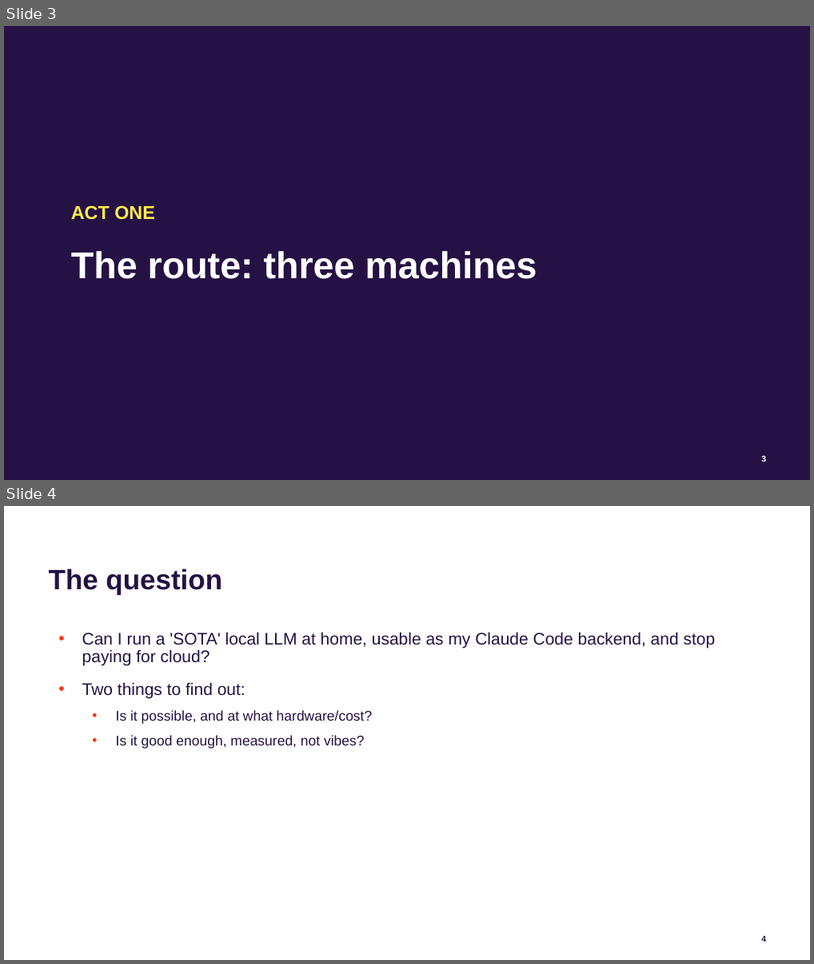
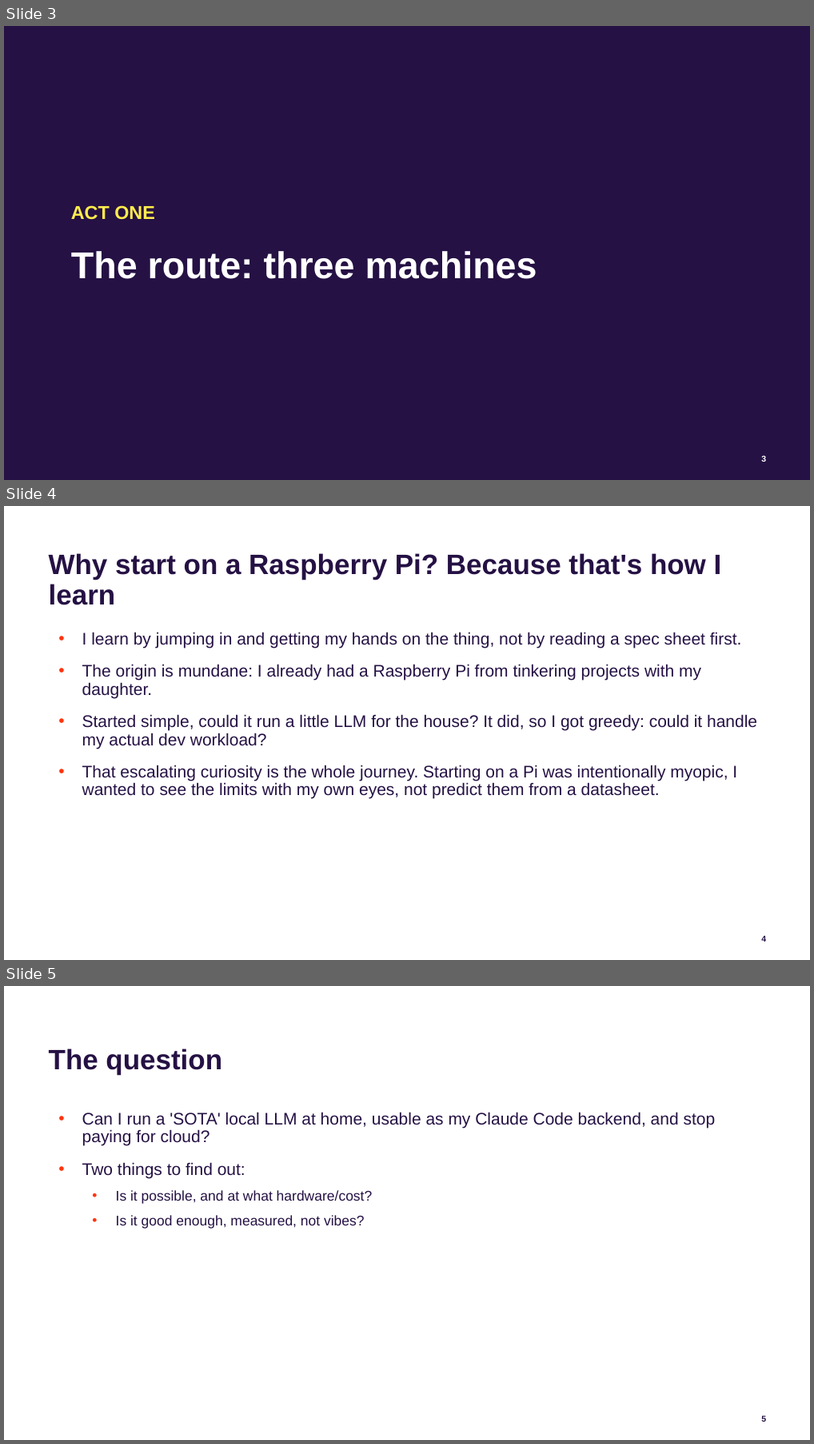
Before and after one commit to jconnolly/local-llm-pi5, a slide deck: local-llm-datasociety.pptx. Shown one above the other, each under a label of ours: slides 3 and 4 before the commit, slides 3, 4 and 5 after it. The pictures are 814x964 and 814x1444 pixels, drawn with LibreOffice and Linux fonts; fonts in the diff are those of the drawing; background and template pictures are left out. Boxes give left, top, right and bottom in pixels: in the first picture for what was removed or moved away, otherwise in the second. Text is boxed around its words. In the diff, an @@ line names an element or a change of style, - is before the commit and + after.

Commit message:
Add hands-on origin/framing slide: why start on a Raspberry Pi (learn by doing)

```diff
--- a/local-llm-datasociety.pptx
+++ b/local-llm-datasociety.pptx
@@ slide 4 added at [4,506,810,960], background #FFFFFF; not listed: 1 template element that a slide beside it also shows @@
@@ title added at [49,553,722,605], 30 pt, text #251144, bold @@
+Why start on a Raspberry Pi? Because that's how I learn
@@ text added at [82,632,758,799], 18 pt, text #251144 @@
+• I learn by jumping in and getting my hands on the thing, not by reading a spec sheet first.
+• The origin is mundane: I already had a Raspberry Pi from tinkering projects with my daughter.
+• Started simple, could it run a little LLM for the house? It did, so I got greedy: could it handle my actual dev workload?
+• That escalating curiosity is the whole journey. Starting on a Pi was intentionally myopic, I wanted to see the limits with my own eyes, not predict them from a datasheet.
@@ what was slide 4 is now slide 5 @@
@@ page number at [762,1416,766,1421]: text changed @@
-4
+5
```
Also in this commit, not shown: 3 other files.
